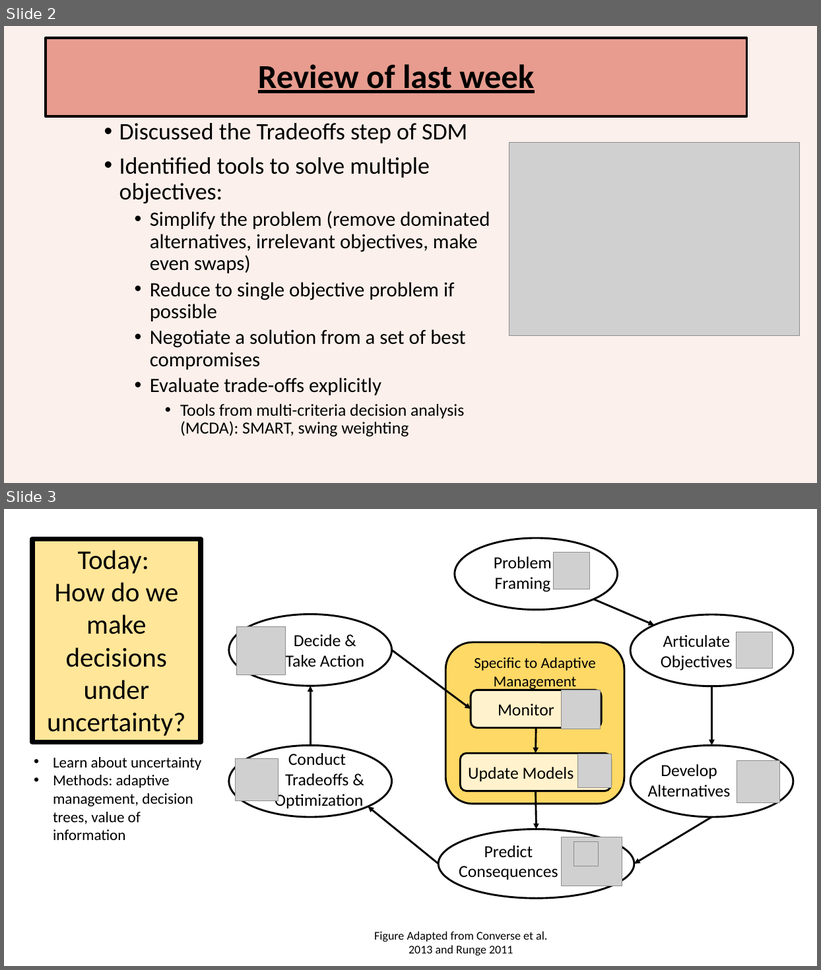
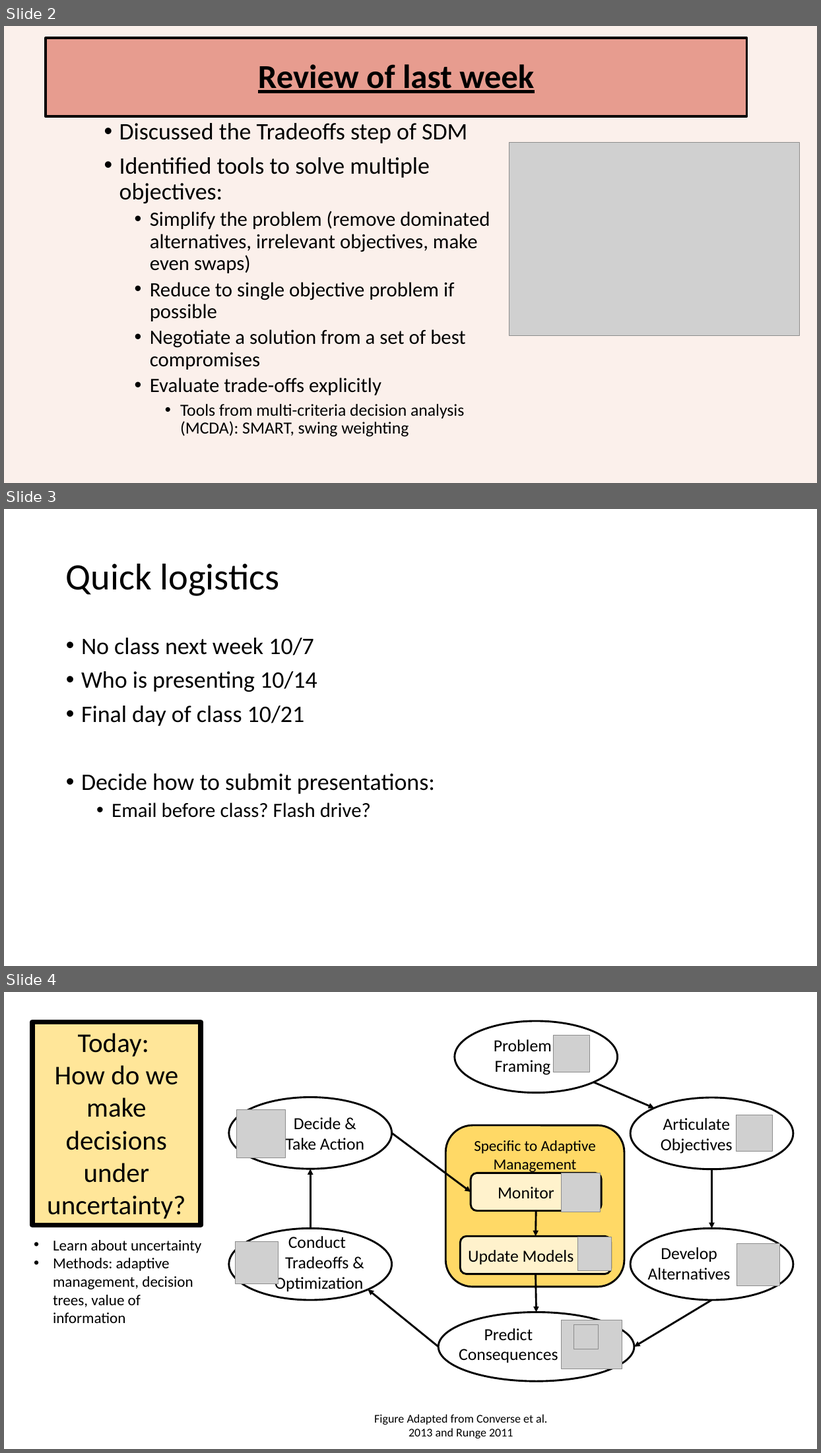
Before and after one commit to briellekthompson/NATR_8001_DecisionAnalysis_Fall25_Mizzou, a slide deck: material/Week6-UncertaintyPart1/Week6_SDM_Mizzou.pptx. Shown one above the other, each under a label of ours: slides 2 and 3 before the commit, slides 2, 3 and 4 after it. The pictures are 821x970 and 821x1453 pixels, drawn with LibreOffice and Linux fonts; fonts in the diff are those of the drawing; grey boxes stand for pictures; background and template pictures are left out. Boxes give left, top, right and bottom in pixels: in the first picture for what was removed or moved away, otherwise in the second. Text is boxed around its words. In the diff, an @@ line names an element or a change of style, - is before the commit and + after.

Commit message:
Week 6 material

```diff
--- a/material/Week6-UncertaintyPart1/Week6_SDM_Mizzou.pptx
+++ b/material/Week6-UncertaintyPart1/Week6_SDM_Mizzou.pptx
@@ slide 3 added at (4, 509, 817, 966), background #FFFFFF @@
@@ title added at (66, 563, 280, 596), 44 pt, text #000000 @@
+Quick logistics
@@ text added at (81, 638, 435, 818), 28 pt, text #000000 @@
+• No class next week 10/7
+• Who is presenting 10/14
+• Final day of class 10/21
+• Decide how to submit presentations:
+  • Email before class? Flash drive?
@@ what was slide 3 is now slide 4 @@
```
Also in this commit, not shown: 3 slides changed, 1 other file.
